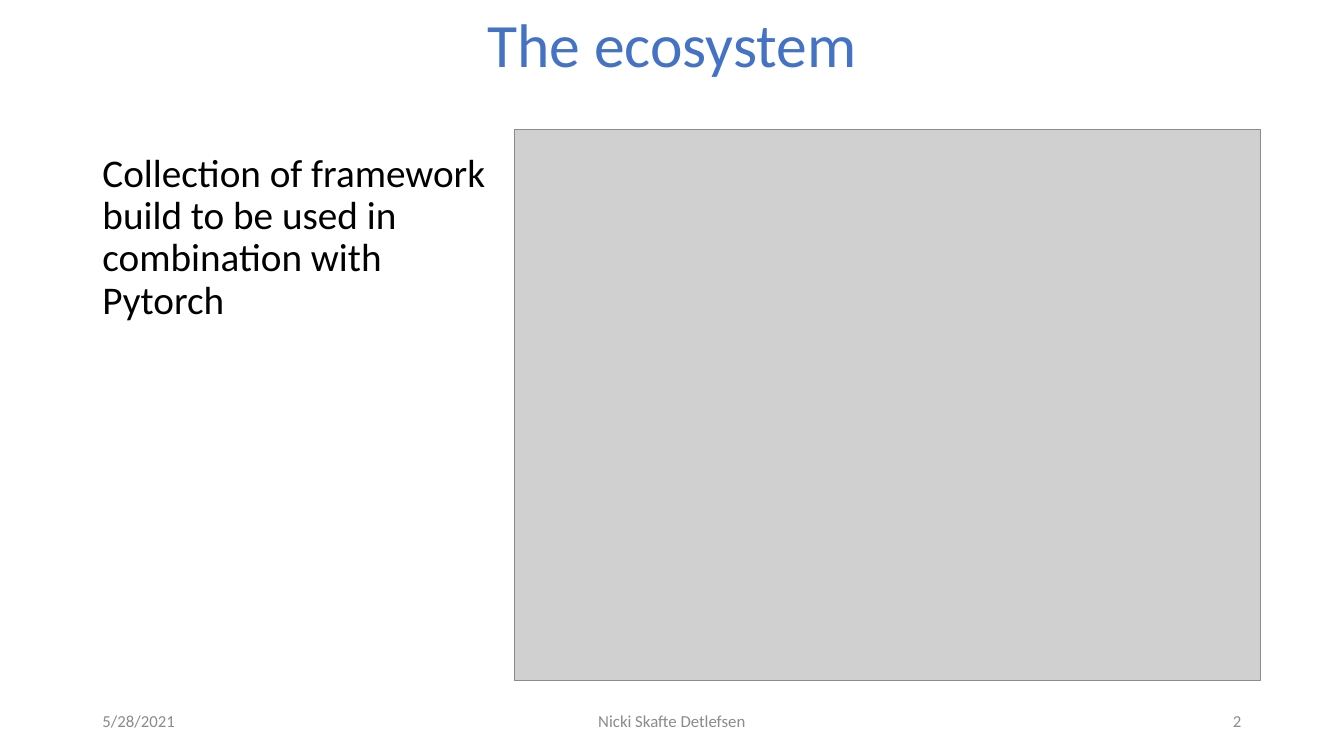
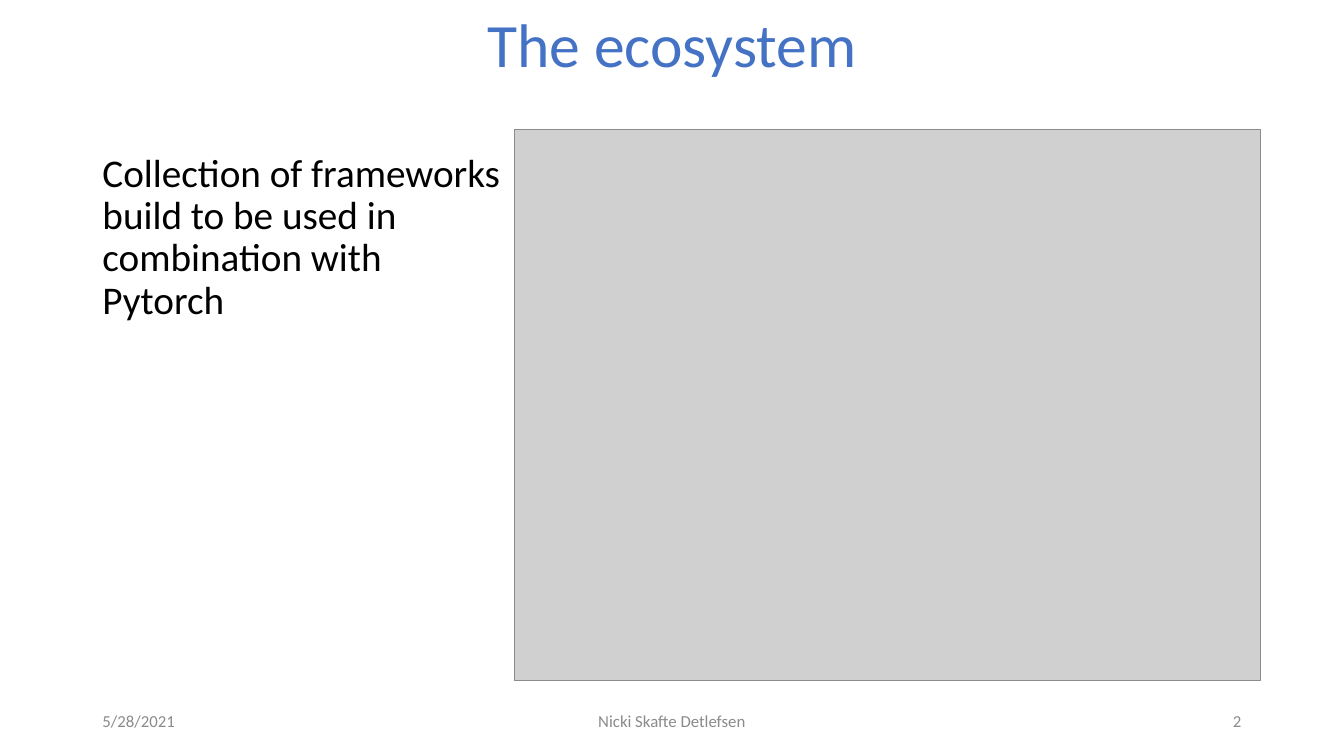
Before and after one commit to DeepEasterbunny/dtu_mlops, a slide deck: slide 2 of 05_project_overview/The_pytorch_ecosystem.pptx. Drawn at 1344x756 pixels with LibreOffice and Linux fonts; fonts in the diff are those of the drawing; grey boxes stand for pictures; background and template pictures are left out. Boxes give left, top, right and bottom in pixels: in the first picture for what was removed or moved away, otherwise in the second. Text is boxed around its words. In the diff, an @@ line names an element or a change of style, - is before the commit and + after.

```diff
--- a/05_project_overview/The_pytorch_ecosystem.pptx
+++ b/05_project_overview/The_pytorch_ecosystem.pptx
@@ text at <box>102,159,500,321</box>: text changed @@
-Collection of framework build to be used in combination with Pytorch
+Collection of frameworks build to be used in combination with Pytorch
```
Also in this commit, not shown: 5 other slides changed, 15 other files.
